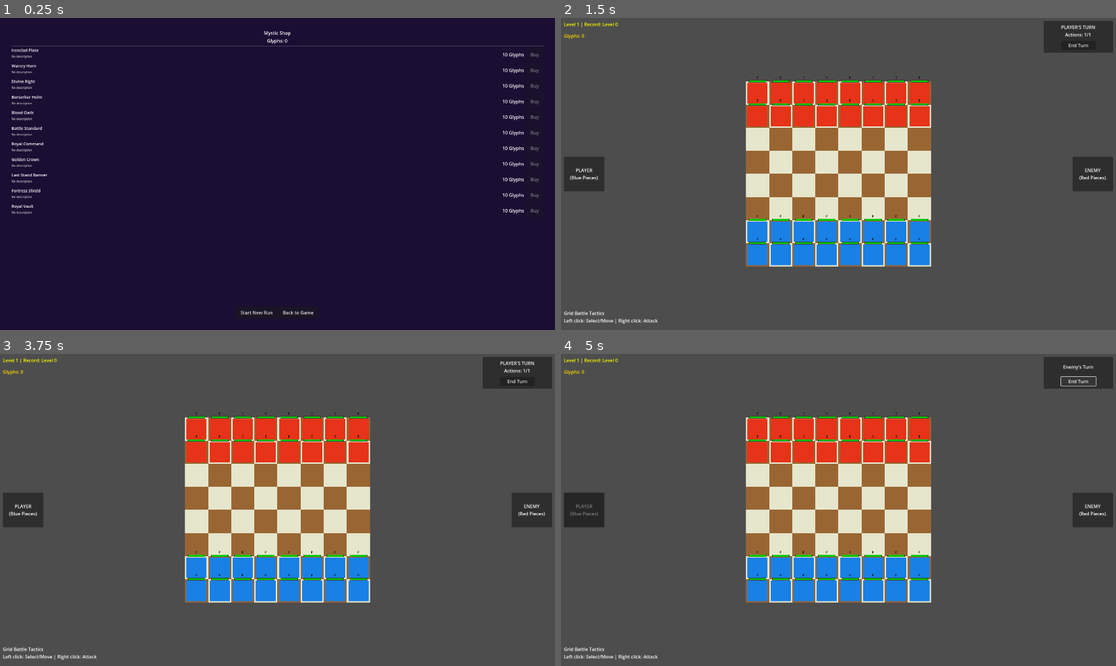
Above: before the commit, frames 1-4 (two rows, left to right).
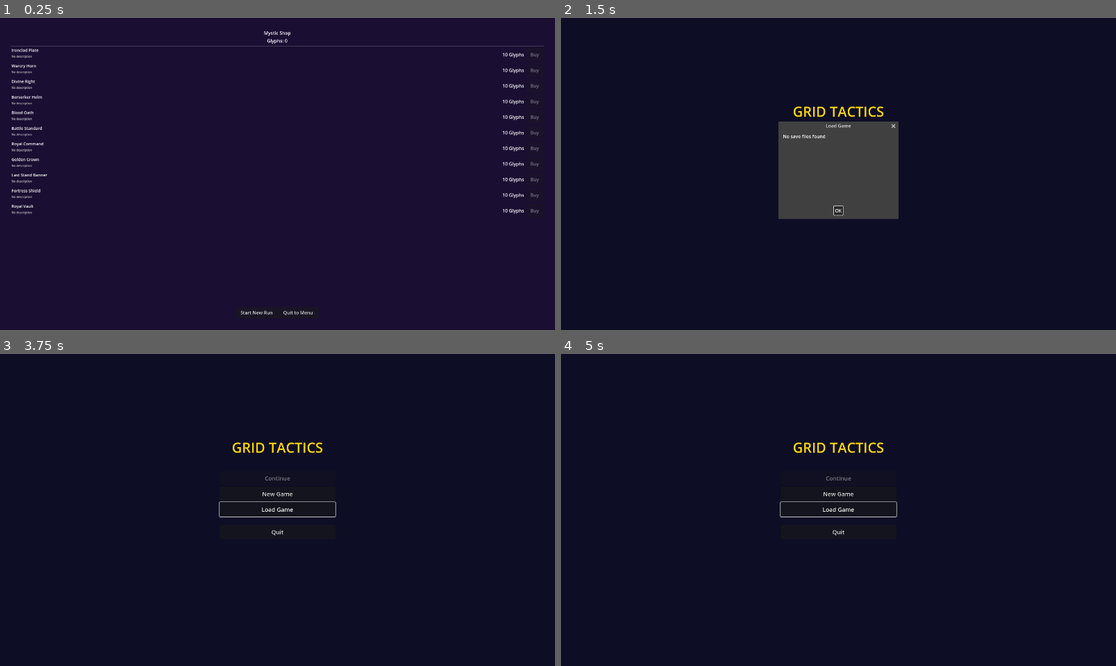
Above: after the commit, the same moments.

Repository: charlesbalcony/grid-game2.0
Game: Godot game, scene res://scenes/Shop.tscn
The game is run twice, just before and just after one commit, with the same random seed, the same clock (stepped at 60 frames per second) and the same inputs. This scene is started directly instead of the project's main scene.
Inputs (mouse positions are in pixels of both pictures, inside the frame that each line leads up to):
- Up to frame 1 (0.25 s): no input
- Up to frame 2 (1.5 s): click "Back to Game" (after the commit: "Quit to Menu") at 0.5 s; click (838, 174) at 1.25 s, where only the run after the commit has a clickable "Load Game"
- Up to frame 3 (3.75 s): click (277, 494) at 2 s, where only the run after the commit has a clickable "New Game"; click (277, 494) at 2.75 s, where only the run after the commit has a clickable "New Game"; click (277, 547) at 3.5 s, where only the run after the commit has a clickable "OK"
- Up to frame 4 (5 s): click (1077, 382) at 4.25 s, where only the run before the commit has a clickable "End Turn"

The runs differ from the first frame. In frame 1, less than 0.1% of the frame differs, in the area x 50-57%, y 93-96%; in frame 2, 100%; in frame 3, 100%; in frame 4, 100%, in the area x 0-100%, y 0-100%.

Commit message:
fix menu flow and other item peristence issues

Diff:
--- a/my-first-game/scripts/GameBoard.gd
+++ b/my-first-game/scripts/GameBoard.gd
@@ -556,6 +556,11 @@
 	# Save current progress
 	GameState.save_current()
 
+	# Clear any UI overlays (attack menu, highlights, etc.)
+	if ui_manager:
+		ui_manager.clear_attack_ui()
+		ui_manager.clear_any_overlays()
+
 	# Transition to GameOver scene
 	get_tree().change_scene_to_file("res://scenes/GameOver.tscn")
 
--- a/my-first-game/scripts/GameOver.gd
+++ b/my-first-game/scripts/GameOver.gd
@@ -119,7 +119,7 @@
 			new_game_button.text = "Next Level"
 			new_game_button.add_theme_color_override("font_color", Color.GREEN)
 		if shop_button:
-			shop_button.text = "Visit Shop"
+			shop_button.text = "End Run & Visit Shop"
 	else:
 		if new_game_button:
 			new_game_button.text = "Try Again"
--- a/my-first-game/scripts/GameState.gd
+++ b/my-first-game/scripts/GameState.gd
@@ -5,7 +5,7 @@
 
 # Save manager reference
 var save_manager = null
-var current_save_name: String = "default"
+var current_save_name: String = ""
 
 # Game over data (session only)
 var game_over_winner: String = ""
@@ -26,18 +26,23 @@
 	add_child(save_manager)
 	print("GameState: SaveManager initialized")
 
-	# Try to load default save or create new one
-	if save_manager.save_exists("default"):
-		load_save("default")
-	else:
-		create_new_save("default")
+	# Don't auto-create or auto-load any save
+	# Let the player choose from the main menu
+	print("GameState: Ready - no save loaded. Use New Game or Load Game from menu.")
 
 # Save management
 func create_new_save(save_name: String) -> bool:
 	if save_manager.create_new_save(save_name):
 		current_save_name = save_name
+		# Clear all session data before syncing from the new empty save
+		current_glyphs = 0
+		purchased_items.clear()
+		permanent_items.clear()
+		piece_loadouts.clear()
+		current_level = 1
+		# Now sync from the fresh save file
 		sync_from_save()
-		print("GameState: Created new save: ", save_name)
+		print("GameState: Created new save: ", save_name, " - all data cleared")
 		return true
 	return false
 
--- a/my-first-game/scripts/LoadoutMenu.gd
+++ b/my-first-game/scripts/LoadoutMenu.gd
@@ -84,13 +84,32 @@
 			else:
 				print("LoadoutMenu: Piece already has loadout data: ", piece_id)
 
-		# Load purchased items from GameState
+		# Load purchased items from GameState (temporary items for this run)
 		var purchased_items = GameState.get_purchased_items()
 		if purchased_items.size() > 0:
 			print("LoadoutMenu: Loading ", purchased_items.size(), " purchased items from GameState")
 			for item_id in purchased_items:
 				loadout_manager.add_available_item(item_id)
-				print("LoadoutMenu: Added item to available items: ", item_id)
+				print("LoadoutMenu: Added purchased item to available: ", item_id)
+
+		# Load permanent items from GameState (but only if not already equipped)
+		var permanent_items = GameState.get_permanent_items()
+		if permanent_items.size() > 0:
+			print("LoadoutMenu: Loading ", permanent_items.size(), " permanent items from GameState")
+			for item_id in permanent_items:
+				# Check if this item is already equipped on any piece
+				var is_equipped = false
+				for piece_id in loadout_manager.piece_loadouts.keys():
+					var loadout = loadout_manager.piece_loadouts[piece_id]
+					if loadout.get("permanent", []).has(item_id):
+						is_equipped = true
+						print("LoadoutMenu: Permanent item ", item_id, " already equipped on ", piece_id)
+						break
+
+				# Only add to available if not equipped
+				if not is_equipped:
+					loadout_manager.add_available_item(item_id)
+					print("LoadoutMenu: Added unequipped permanent item to available: ", item_id)
 
 	# Ensure this node can process input
 	set_process_input(true)
--- a/my-first-game/scripts/MainMenu.gd
+++ b/my-first-game/scripts/MainMenu.gd
@@ -38,7 +38,7 @@
 
 	# Check if we have a save to continue from
 	if GameState and GameState.save_manager:
-		if not GameState.save_manager.save_exists(GameState.current_save_name):
+		if GameState.current_save_name == "" or not GameState.save_manager.save_exists(GameState.current_save_name):
 			continue_button.disabled = true
 
 func setup_styling():
@@ -63,16 +63,16 @@
 		return
 
 	var save_name = GameState.current_save_name
-	if GameState.save_manager.save_exists(save_name):
+	if save_name != "" and GameState.save_manager.save_exists(save_name):
 		var info = GameState.save_manager.get_save_info(save_name)
-		save_info_label.text = "Save: %s | Glyphs: %d | Items: %d | High Score: %d" % [
+		save_info_label.text = "Save: %s | Glyphs: %d | High Score: %d" % [
 			save_name,
 			info.get("glyphs", 0),
-			info.get("permanent_items", 0),
 			info.get("high_score", 0)
 		]
 	else:
-		save_info_label.text = "No save file found"
+		save_info_label.text = ""  # Clear the text instead of showing "No save file found"
+		continue_button.disabled = true
 
 func _on_continue_pressed():
 	print("MainMenu: Continue game")
@@ -94,7 +94,7 @@
 
 func show_new_game_dialog():
 	var dialog = ConfirmationDialog.new()
-	dialog.dialog_text = "Enter a name for your new save file:"
+	dialog.dialog_text = ""  # Clear this to avoid overlap with custom content
 	dialog.title = "New Game"
 	dialog.min_size = Vector2(400, 150)
 
@@ -142,7 +142,7 @@
 func show_load_game_dialog():
 	var dialog = AcceptDialog.new()
 	dialog.title = "Load Game"
-	dialog.dialog_text = "Select a save file:"
+	dialog.dialog_text = ""  # Clear this to avoid overlap with custom content
 	dialog.min_size = Vector2(400, 300)
 
 	# Create list of save files
@@ -168,10 +168,9 @@
 			save_row.add_theme_constant_override("separation", 5)
 
 			var save_button = Button.new()
-			save_button.text = "%s - Glyphs: %d | Items: %d | Score: %d\nLast played: %s" % [
+			save_button.text = "%s\nGlyphs: %d | High Score: %d | Last played: %s" % [
 				save_name,
 				save_info.get("glyphs", 0),
-				save_info.get("permanent_items", 0),
 				save_info.get("high_score", 0),
 				save_info.get("last_played", "Unknown")
 			]
@@ -230,50 +229,33 @@
 	confirm.popup_centered()
 
 func show_delete_confirmation(save_name: String, parent_dialog: Window):
-	var confirm_dialog = Panel.new()
-	confirm_dialog.custom_minimum_size = Vector2(400, 200)
-	confirm_dialog.position = Vector2(get_viewport().size) / 2 - confirm_dialog.custom_minimum_size / 2
-
-	var vbox = VBoxContainer.new()
-	vbox.set_anchors_preset(Control.PRESET_FULL_RECT)
-	vbox.add_theme_constant_override("separation", 10)
-	confirm_dialog.add_child(vbox)
-
-	var title = Label.new()
-	title.text = "Delete Save?"
-	title.horizontal_alignment = HORIZONTAL_ALIGNMENT_CENTER
-	title.add_theme_font_size_override("font_size", 24)
-	vbox.add_child(title)
-
-	var message = Label.new()
-	message.text = "Delete '%s'?\nThis cannot be undone." % save_name
-	message.horizontal_alignment = HORIZONTAL_ALIGNMENT_CENTER
-	message.autowrap_mode = TextServer.AUTOWRAP_WORD_SMART
-	vbox.add_child(message)
-
-	var button_container = HBoxContainer.new()
-	button_container.alignment = BoxContainer.ALIGNMENT_CENTER
-	button_container.add_theme_constant_override("separation", 20)
-	vbox.add_child(button_container)
-
-	var cancel_button = Button.new()
-	cancel_button.text = "Cancel"
-	cancel_button.custom_minimum_size = Vector2(120, 40)
-	cancel_button.pressed.connect(confirm_dialog.queue_free)
-	button_container.add_child(cancel_button)
-
-	var delete_button = Button.new()
-	delete_button.text = "Delete"
-	delete_button.custom_minimum_size = Vector2(120, 40)
-	delete_button.add_theme_color_override("font_color", Color.RED)
-	delete_button.pressed.connect(func():
+	var confirm = ConfirmationDialog.new()
+	confirm.dialog_text = "Delete '%s'?\nThis cannot be undone." % save_name
+	confirm.title = "Delete Save?"
+	confirm.ok_button_text = "Delete"
+
+	# Make the delete button red
+	confirm.confirmed.connect(func():
+		print("MainMenu: Deleting save: ", save_name)
 		GameState.save_manager.delete_save(save_name)
+
+		# If we deleted the current save, clear it from GameState
+		if GameState.current_save_name == save_name:
+			GameState.current_save_name = ""
+			GameState.current_glyphs = 0
+			GameState.permanent_items.clear()
+			GameState.piece_loadouts.clear()
+
 		update_save_info()
-		confirm_dialog.queue_free()
+		confirm.queue_free()
 		parent_dialog.queue_free()
 		# Reopen the load dialog with updated list
 		show_load_game_dialog()
 	)
-	button_container.add_child(delete_button)
-
-	add_child(confirm_dialog)
+
+	confirm.canceled.connect(func():
+		confirm.queue_free()
+	)
+
+	add_child(confirm)
+	confirm.popup_centered()
--- a/my-first-game/scripts/Shop.gd
+++ b/my-first-game/scripts/Shop.gd
@@ -8,7 +8,7 @@
 @onready var glyphs_label = $MainContainer/GlyphsLabel
 @onready var shop_content = $MainContainer/ShopContainer/ShopContent
 @onready var new_run_button = $MainContainer/ButtonsContainer/NewRunButton
-@onready var back_button = $MainContainer/ButtonsContainer/BackButton
+@onready var quit_to_menu_button = $MainContainer/ButtonsContainer/BackButton  # Repurposed as Quit to Menu
 
 # Managers
 var shop_manager = null
@@ -24,8 +24,9 @@
 	# Connect buttons
 	if new_run_button:
 		new_run_button.pressed.connect(_on_new_run_button_pressed)
-	if back_button:
-		back_button.pressed.connect(_on_back_button_pressed)
+	if quit_to_menu_button:
+		quit_to_menu_button.pressed.connect(_on_quit_to_menu_button_pressed)
+		quit_to_menu_button.text = "Quit to Menu"  # Update button text
 
 	# Wait for nodes to be ready
 	await get_tree().process_frame
@@ -126,10 +127,16 @@
 		# Save updated glyphs to GameState
 		GameState.current_glyphs = glyph_manager.get_current_glyphs()
 
-		# Add item to GameState inventory
+		# Add item to GameState inventory (check if it's permanent or temporary)
 		var item_id = item_data.get("id", item_data.get("name", "unknown"))
-		GameState.add_purchased_item(item_id)
-		print("Shop: Bought item: ", item_data.get("name", "Unknown"), " (ID: ", item_id, ")")
+		var item_type = item_data.get("type", "consumable")
+
+		if item_type == "permanent":
+			GameState.add_permanent_item(item_id)
+			print("Shop: Bought permanent item: ", item_data.get("name", "Unknown"), " (ID: ", item_id, ")")
+		else:
+			GameState.add_purchased_item(item_id)
+			print("Shop: Bought temporary item: ", item_data.get("name", "Unknown"), " (ID: ", item_id, ")")
 
 		# Show purchase confirmation popup
 		show_purchase_confirmation(item_data.get("name", "Item"), price, glyph_manager.get_current_glyphs())
@@ -148,12 +155,12 @@
 	# Go to loadout menu to set up the army
 	get_tree().change_scene_to_file("res://scenes/LoadoutMenu.tscn")
 
-func _on_back_button_pressed():
-	# Go back to the game
-	print("Shop: Returning to game")
+func _on_quit_to_menu_button_pressed():
+	# Return to main menu and save
+	print("Shop: Quitting to main menu")
 	# Save before returning
 	GameState.save_current()
-	get_tree().change_scene_to_file("res://scenes/Main.tscn")
+	get_tree().change_scene_to_file("res://scenes/MainMenu.tscn")
 
 func show_purchase_confirmation(item_name: String, glyphs_spent: int, remaining_glyphs: int):
 	# Show a popup confirming the purchase
--- a/my-first-game/scripts/systems/SaveManager.gd
+++ b/my-first-game/scripts/systems/SaveManager.gd
@@ -94,7 +94,11 @@
 	while file_name != "":
 		if not dir.current_is_dir() and file_name.ends_with(SAVE_EXTENSION):
 			var save_name = file_name.replace(SAVE_EXTENSION, "")
-			saves.append(save_name)
+			# Skip empty or invalid save names
+			if save_name != "" and save_name != null:
+				saves.append(save_name)
+			else:
+				print("SaveManager: Skipping invalid save file: ", file_name)
 		file_name = dir.get_next()
 
 	dir.list_dir_end()
@@ -132,22 +136,52 @@
 
 # Delete a save file
 func delete_save(save_name: String) -> bool:
+	# Validate save name
+	if save_name == "" or save_name == null:
+		print("SaveManager: Cannot delete save with empty name")
+		return false
+
 	var save_path = SAVE_DIR + save_name + SAVE_EXTENSION
 
 	if not FileAccess.file_exists(save_path):
 		print("SaveManager: Save file not found for deletion: ", save_path)
 		return false
 
+	# Try using OS.move_to_trash first (safer), fall back to direct deletion
+	var absolute_path = ProjectSettings.globalize_path(save_path)
+	print("SaveManager: Attempting to delete: ", absolute_path)
+
+	# Direct file deletion
 	var dir = DirAccess.open(SAVE_DIR)
 	if dir == null:
+		print("SaveManager: Failed to open save directory for deletion")
 		return false
 
 	var error = dir.remove(save_name + SAVE_EXTENSION)
 	if error == OK:
-		print("SaveManager: Deleted save file: ", save_name)
+		print("SaveManager: Successfully deleted save file: ", save_path)
+		# Verify deletion
+		if FileAccess.file_exists(save_path):
+			print("SaveManager: WARNING - File still exists after deletion!")
+			return false
+
+		# If this was the current save, clear it
+		if current_save_data.get("save_name", "") == save_name:
+			current_save_data = {
+				"save_name": "",
+				"last_played": "",
+				"total_playtime": 0.0,
+				"glyphs": 0,
+				"permanent_items": [],
+				"piece_loadouts": {},
+				"high_scores": {
+					"classic": 0,
+					"endless": 0
+				}
+			}
 		return true
 	else:
-		print("SaveManager: Failed to delete save file: ", save_name)
+		print("SaveManager: Failed to delete save file (error ", error, "): ", save_path)
 		return false
 
 # Check if a save exists
